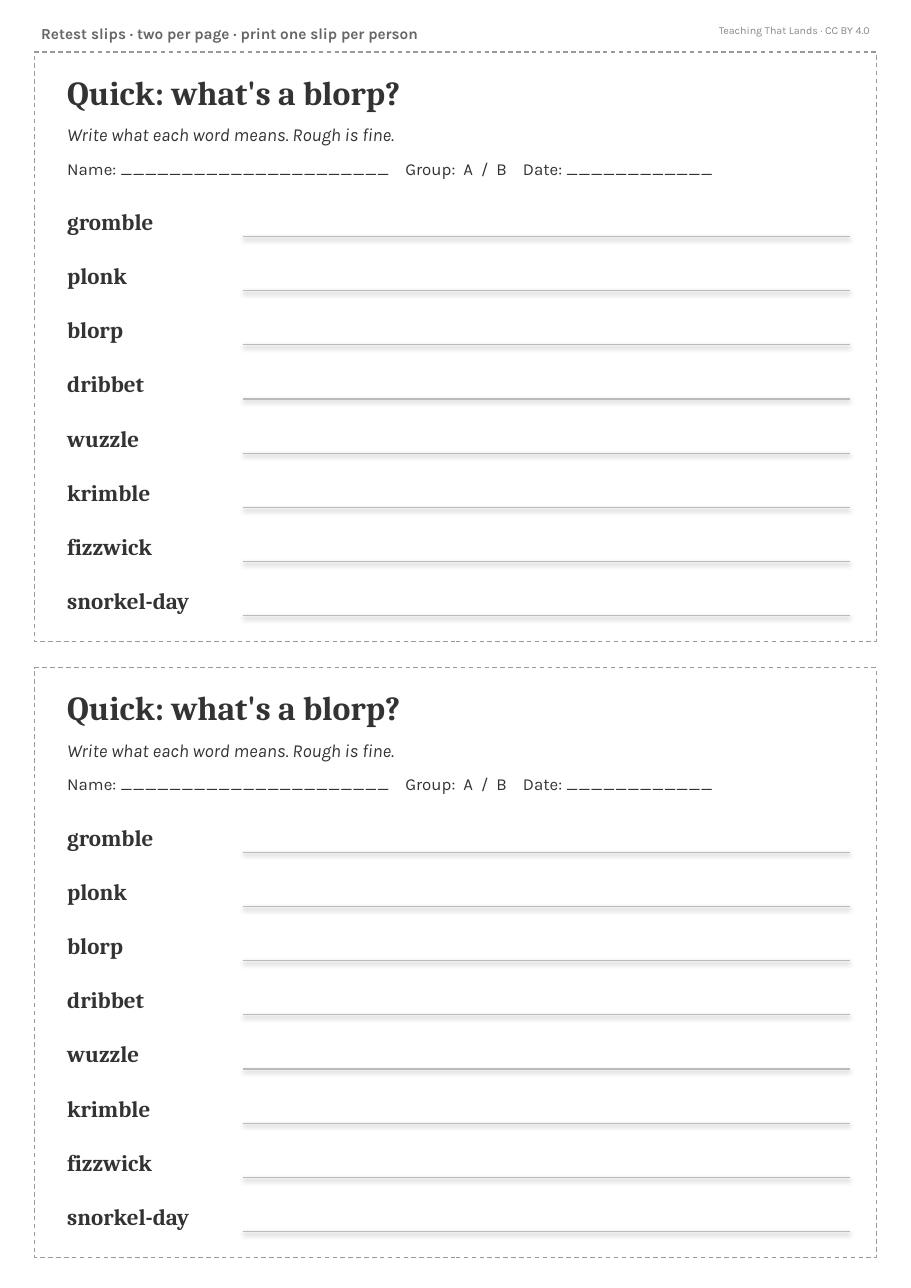
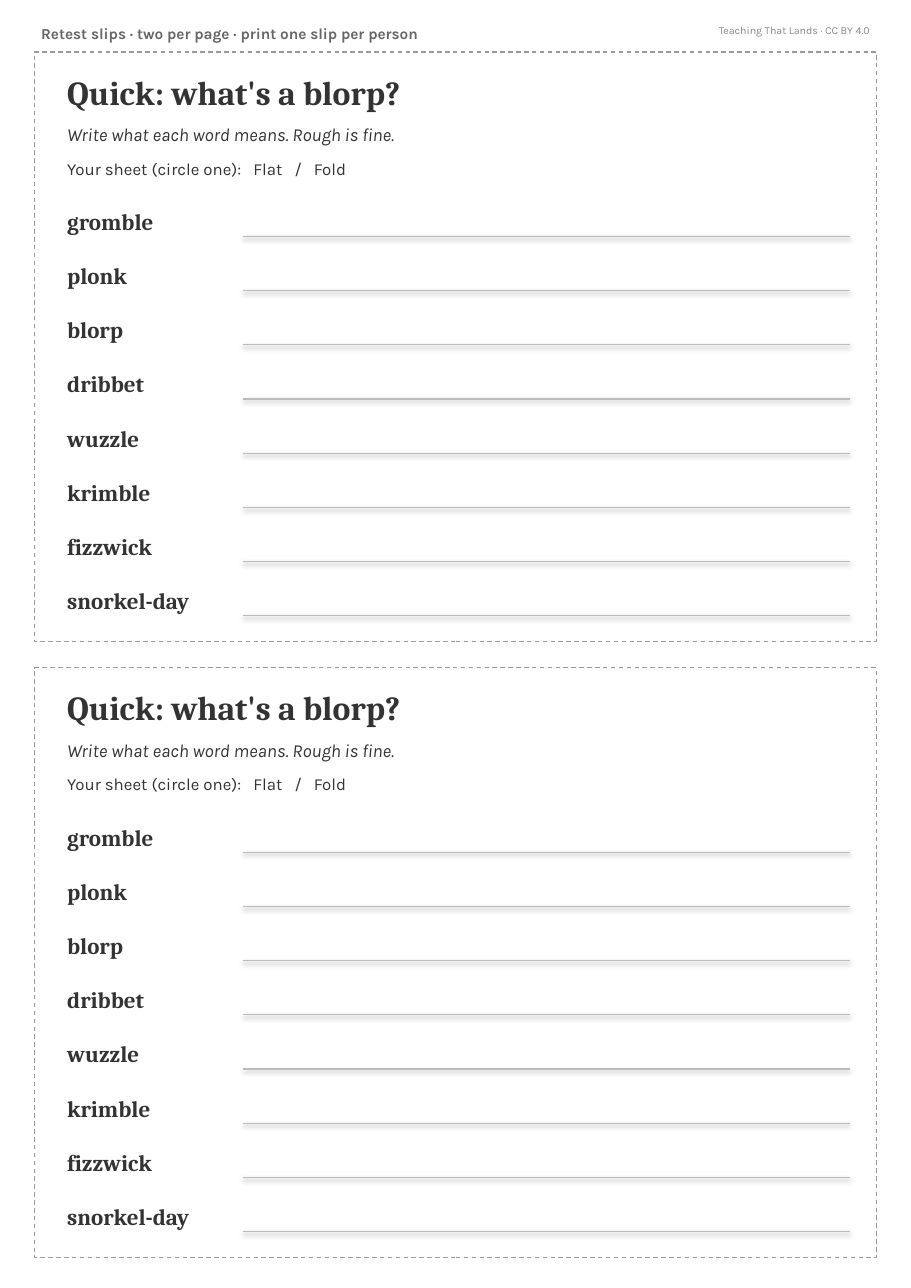
Before and after one commit to teachingthatlands/teachingthatlands.github.io, a slide deck: slide 3 of tools/printables/blorps-and-fizzwicks.pptx. Drawn at 911x1288 pixels with LibreOffice and Linux fonts; fonts in the diff are those of the drawing. Boxes give left, top, right and bottom in pixels: in the first picture for what was removed or moved away, otherwise in the second. Text is boxed around its words. In the diff, an @@ line names an element or a change of style, - is before the commit and + after.

```diff
--- a/tools/printables/blorps-and-fizzwicks.pptx
+++ b/tools/printables/blorps-and-fizzwicks.pptx
@@ text at (67,163,346,177): text changed @@
-Name: ______________________ Group: A / B Date: ____________
+Your sheet (circle one): Flat / Fold
@@ text at (67,778,346,792): text changed @@
-Name: ______________________ Group: A / B Date: ____________
+Your sheet (circle one): Flat / Fold
```
Also in this commit, not shown: 3 other slides changed, 8 other files.
